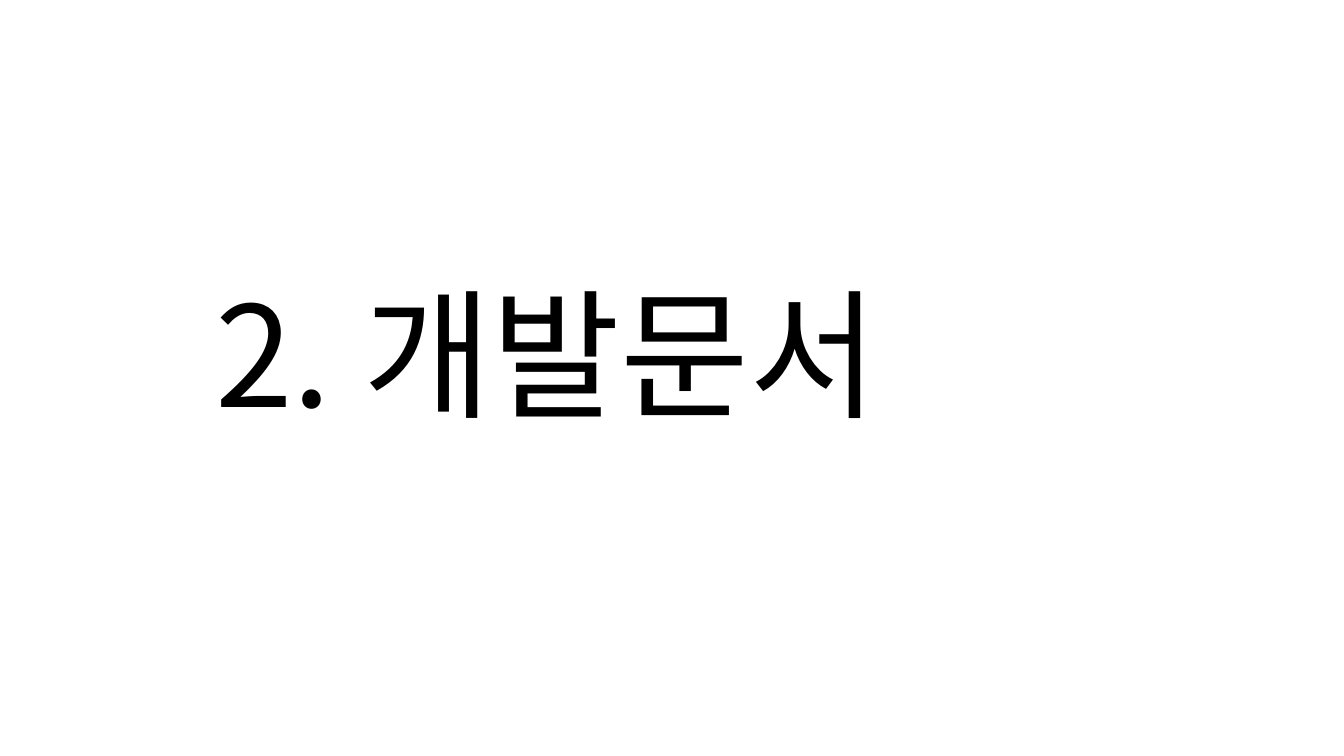
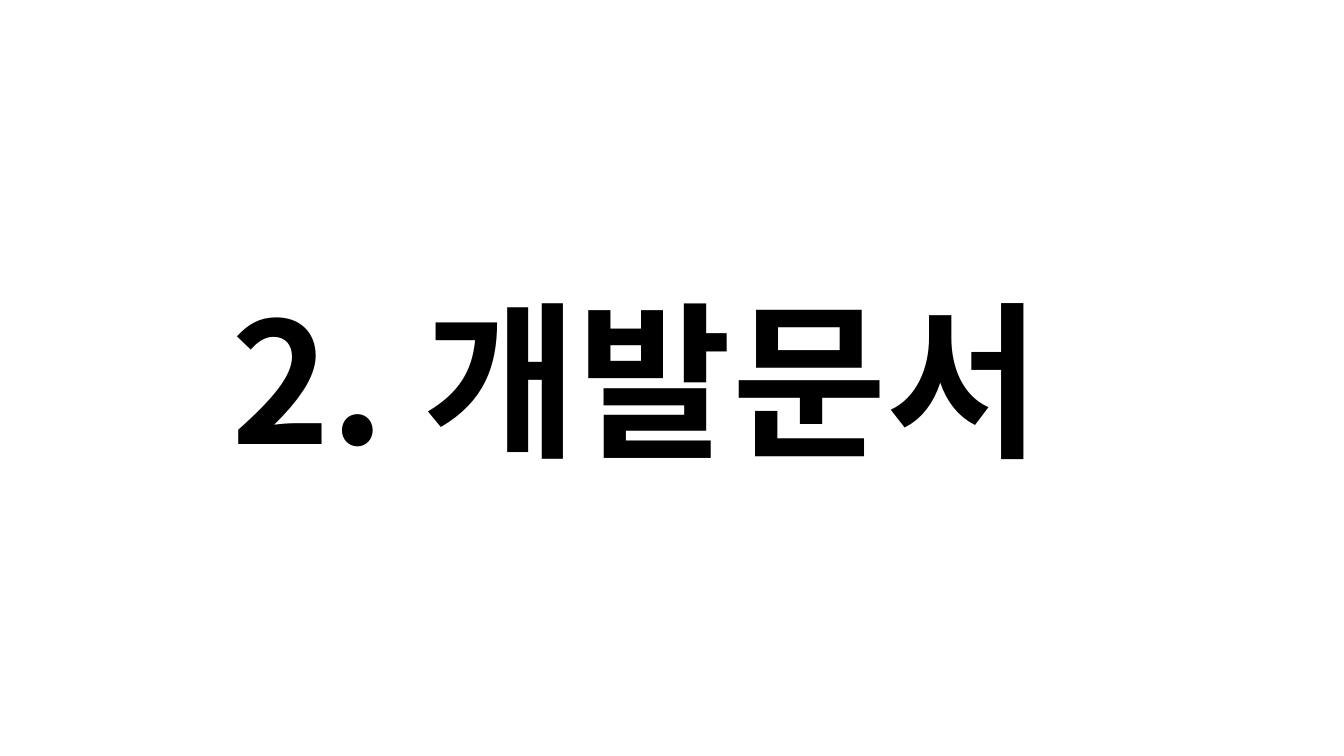
Before and after one commit to Bandyck/WinAPI_Serious, a slide deck: slide 26 of 0818.PPT문서제작/WinApiProject_Serious_임경태.pptx (slide 15 before the commit). Drawn at 1344x756 pixels with LibreOffice and Linux fonts; fonts in the diff are those of the drawing. Boxes give left, top, right and bottom in pixels: in the first picture for what was removed or moved away, otherwise in the second. Text is boxed around its words. In the diff, an @@ line names an element or a change of style, - is before the commit and + after.

```diff
--- a/0818.PPT문서제작/WinApiProject_Serious_임경태.pptx
+++ b/0818.PPT문서제작/WinApiProject_Serious_임경태.pptx
@@ text "2. 개발문서": place and size @@
-text "2. 개발문서" at <box>215,291,878,418</box>
+text "2. 개발문서" at <box>231,303,1041,459</box>
@@ text "2. 개발문서" at <box>231,303,1041,459</box>: size 100 to 120 pt, bold on @@
```
Also in this commit, not shown: 7 other slides changed, 19 slides added, 11 slides removed.
